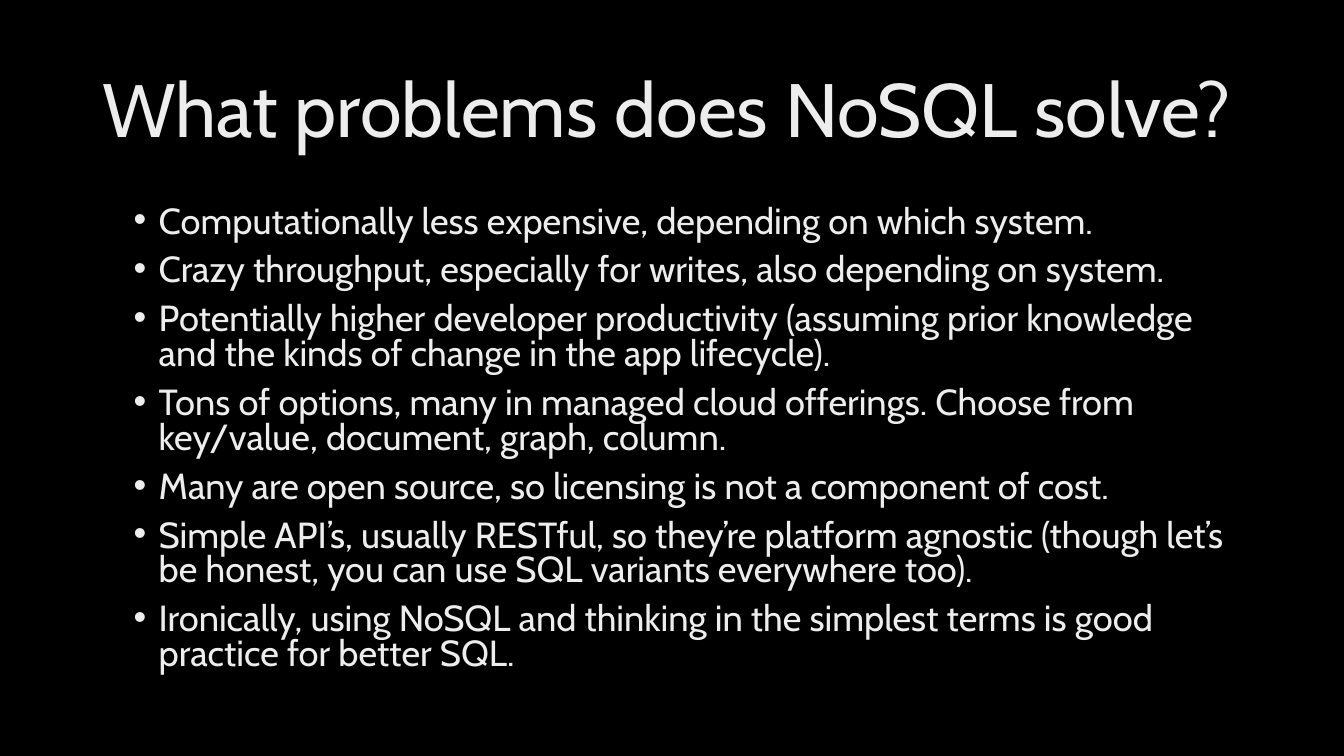
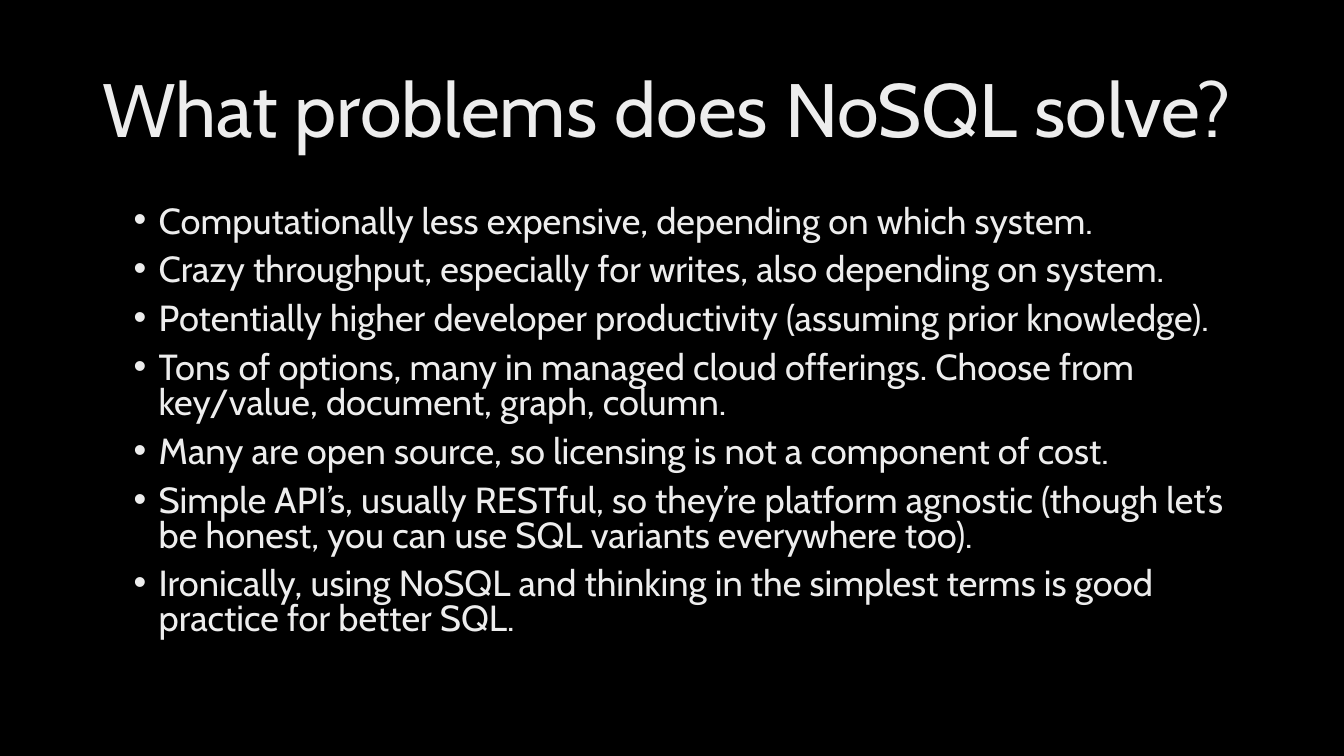
Before and after one commit to jeffputz/presentations, a slide deck: slide 9 of Architecture Without Data Drama.pptx (slide 6 before the commit). Drawn at 1344x756 pixels with LibreOffice and Linux fonts; fonts in the diff are those of the drawing; background and template pictures are left out. Boxes give left, top, right and bottom in pixels: in the first picture for what was removed or moved away, otherwise in the second. Text is boxed around its words. In the diff, an @@ line names an element or a change of style, - is before the commit and + after.

```diff
--- a/Architecture Without Data Drama.pptx
+++ b/Architecture Without Data Drama.pptx
@@ text at (x1=159, y1=303, x2=1208, y2=340): text changed @@
-• Potentially higher developer productivity (assuming prior knowledge and the kinds of change in the app lifecycle).
+• Potentially higher developer productivity (assuming prior knowledge).
```
Also in this commit, not shown: 5 other slides changed, 4 slides added, 1 slide removed.
